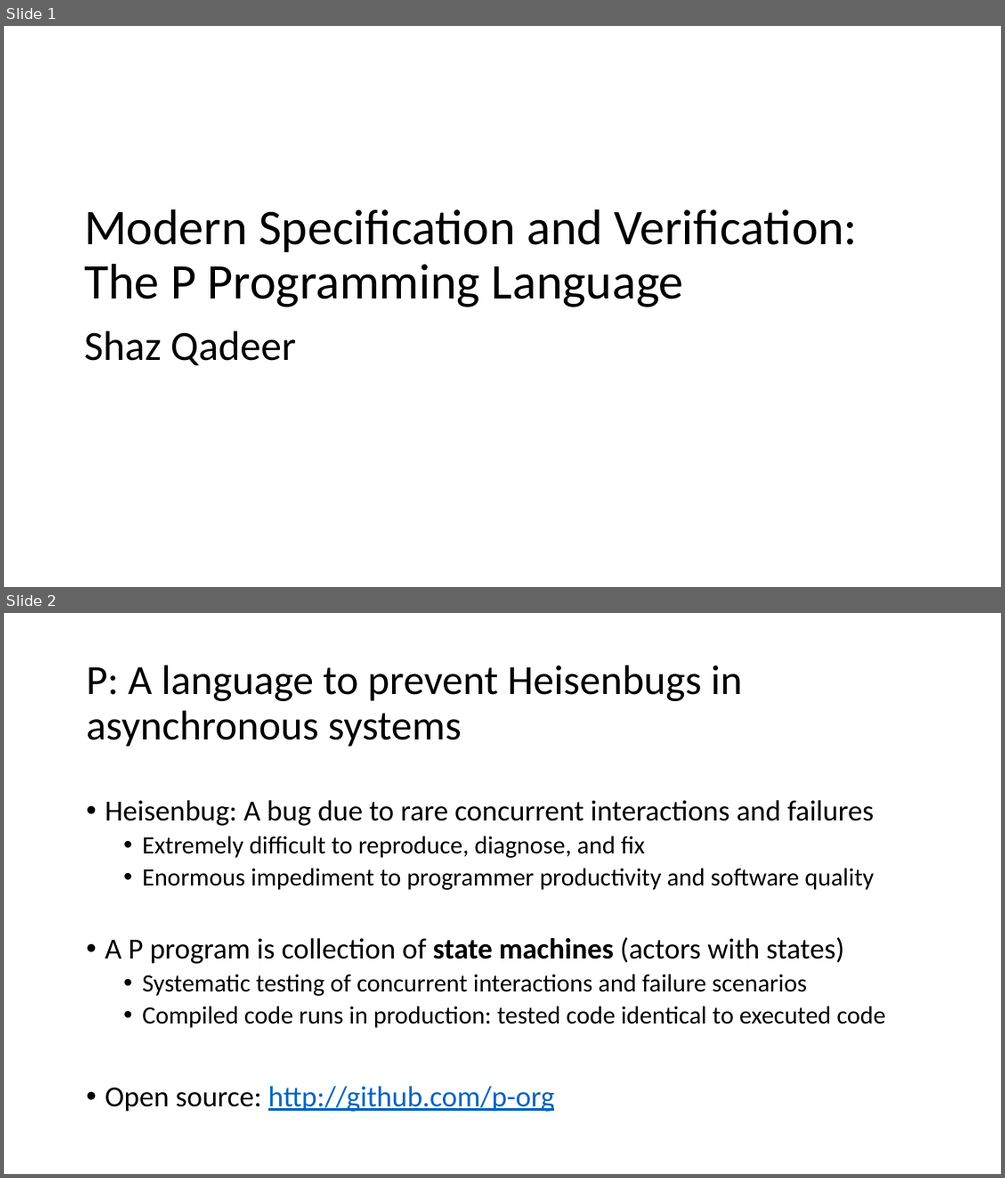
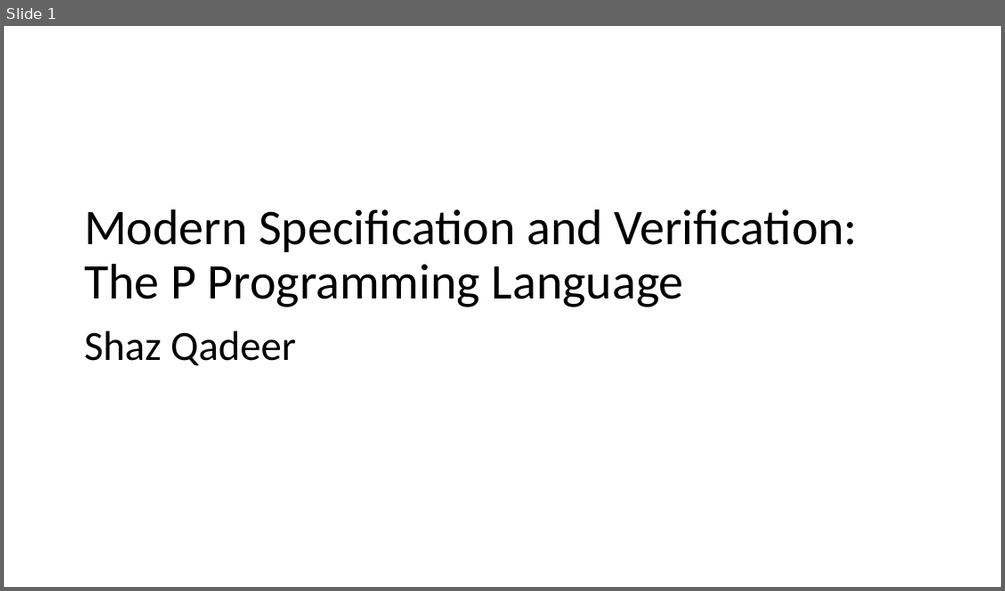
Before and after one commit to p-org/P, a slide deck: Tutorial/P-tutorial.pptx. Shown one above the other, each under a label of ours: slides 1 and 2 before the commit, slide 1 after it. The pictures are 1005x1178 and 1005x591 pixels, drawn with LibreOffice and Linux fonts; fonts in the diff are those of the drawing. Boxes give left, top, right and bottom in pixels: in the first picture for what was removed or moved away, otherwise in the second. Text is boxed around its words. In the diff, an @@ line names an element or a change of style, - is before the commit and + after.

```diff
--- a/Tutorial/P-tutorial.pptx
+++ b/Tutorial/P-tutorial.pptx
@@ slide 2 removed at [4, 613, 1001, 1174], background #FFFFFF @@
@@ title removed at [86, 665, 742, 747] @@
-P: A language to prevent Heisenbugs in asynchronous systems
@@ text removed at [105, 800, 886, 1111] @@
-• Heisenbug: A bug due to rare concurrent interactions and failures
-  • Extremely difficult to reproduce, diagnose, and fix
-  • Enormous impediment to programmer productivity and software quality
-• A P program is collection of state machines (actors with states)
-  • Systematic testing of concurrent interactions and failure scenarios
-  • Compiled code runs in production: tested code identical to executed code
-• Open source: http://github.com/p-org
```
Also in this commit, not shown: 5 slides changed, 3 slides added, 1 other slide removed.
